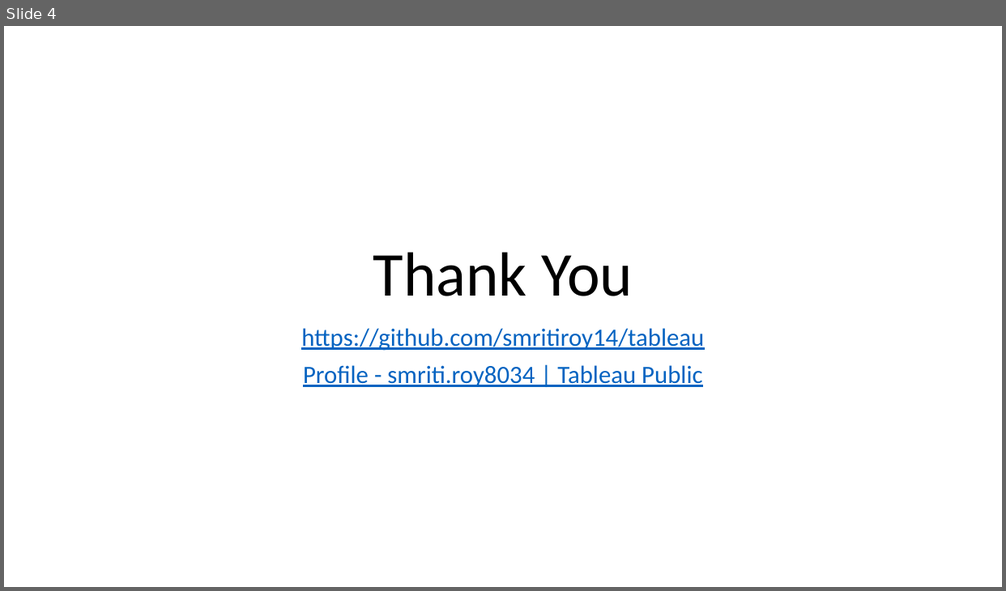
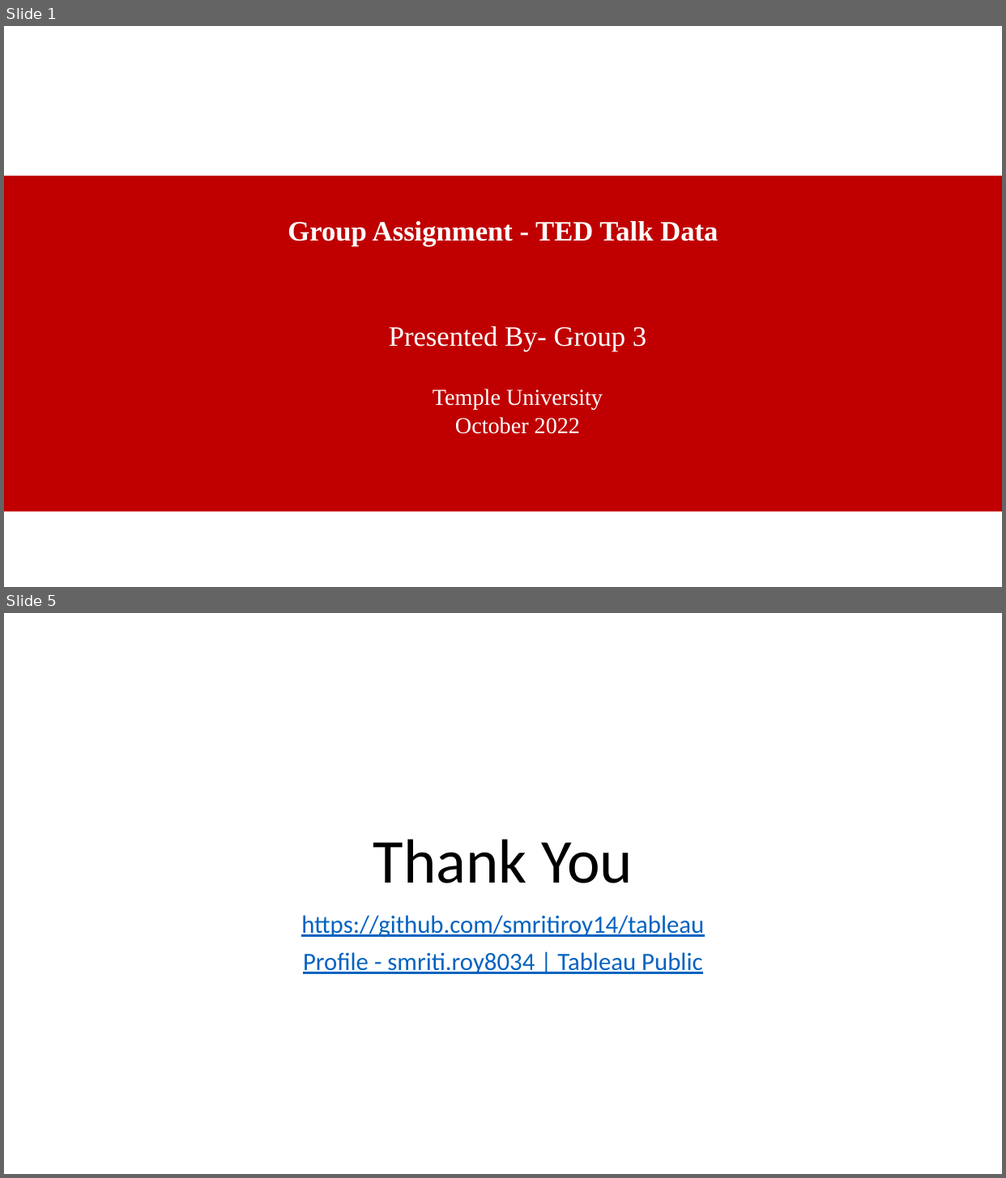
Before and after one commit to smritiroy14/tableau, a slide deck: TedTalk_EDA.pptx. Shown one above the other, each under a label of ours: slide 4 before the commit, slides 1 and 5 after it; the slides between them are not shown. The pictures are 1006x591 and 1006x1178 pixels, drawn with LibreOffice and Linux fonts; fonts in the diff are those of the drawing; background and template pictures are left out. Boxes give left, top, right and bottom in pixels: in the first picture for what was removed or moved away, otherwise in the second. Text is boxed around its words. In the diff, an @@ line names an element or a change of style, - is before the commit and + after.

```diff
--- a/TedTalk_EDA.pptx
+++ b/TedTalk_EDA.pptx
@@ slide 1 added at box(4, 26, 1002, 587), background #FFFFFF @@
@@ rectangle added at box(4, 176, 1002, 512), fill #C00000 @@
@@ title added at box(288, 221, 718, 246), 27 pt, text #FFFFFF, bold @@
+Group Assignment - TED Talk Data
@@ text added at box(389, 327, 646, 434), 22 pt, text #FFFFFF @@
+Presented By- Group 3
+Temple University
+October 2022
@@ what was slide 4 is now slide 5 @@
```
Also in this commit, not shown: 2 other slides added, 2 slides removed.
